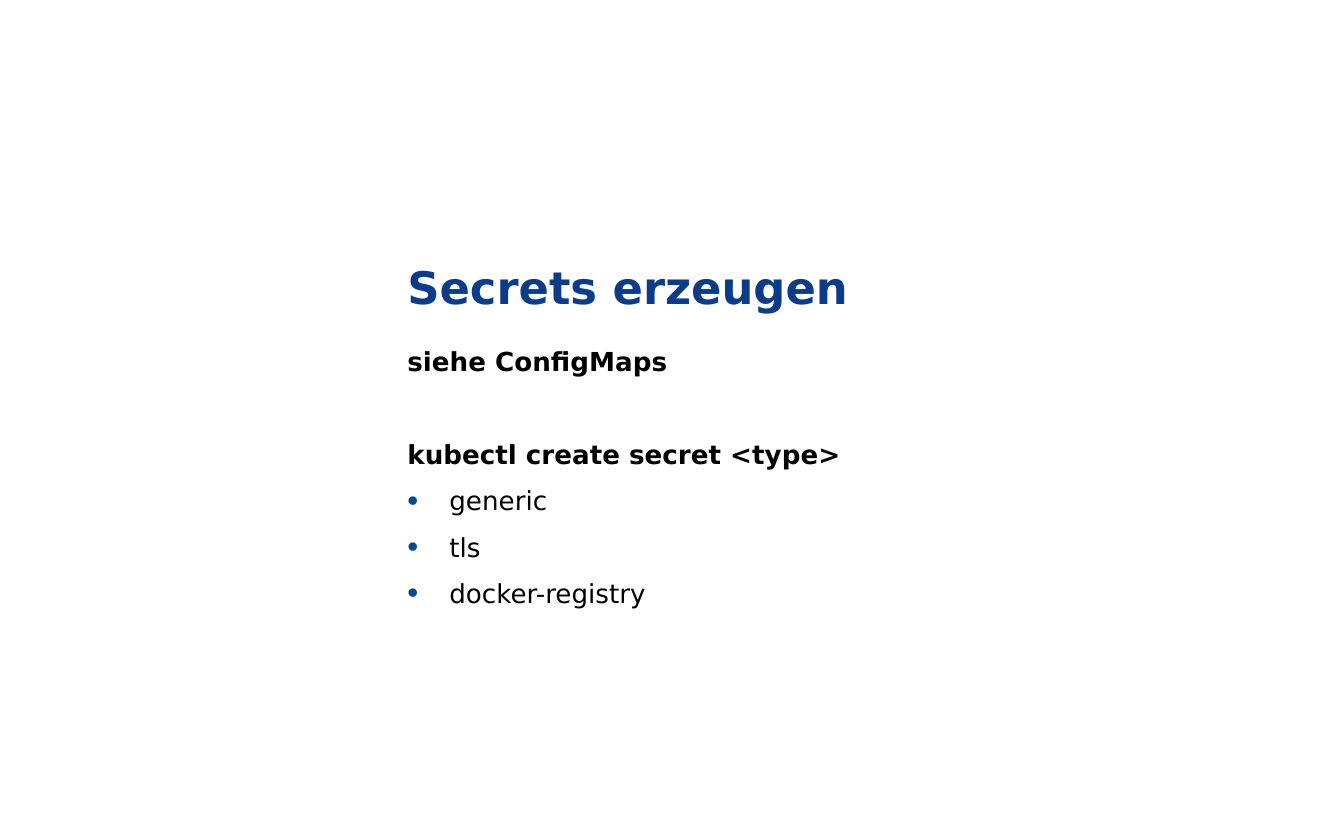
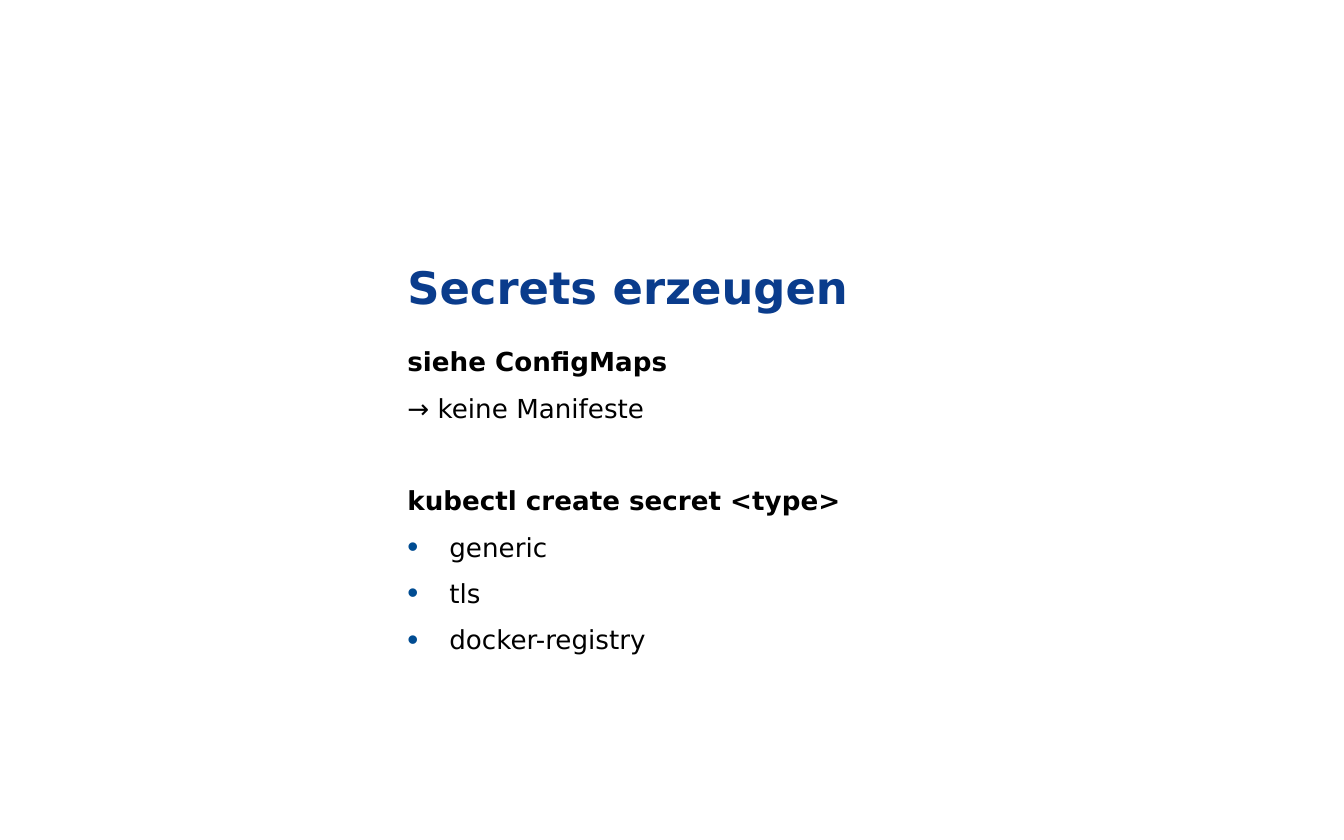
Before and after one commit to grothesk/deepshore-labs, a slide deck: slide 7 of 04-configmaps-und-secrets/deeptalk-04.pptx (slide 5 before the commit). Drawn at 1344x840 pixels with LibreOffice and Linux fonts; fonts in the diff are those of the drawing; background and template pictures are left out. Boxes give left, top, right and bottom in pixels: in the first picture for what was removed or moved away, otherwise in the second. Text is boxed around its words. In the diff, an @@ line names an element or a change of style, - is before the commit and + after.

```diff
--- a/04-configmaps-und-secrets/deeptalk-04.pptx
+++ b/04-configmaps-und-secrets/deeptalk-04.pptx
@@ text at (438, 398, 644, 419): paragraph added @@
+→ keine Manifeste
```
Also in this commit, not shown: 2 other slides changed, 2 slides added, 10 other files.
